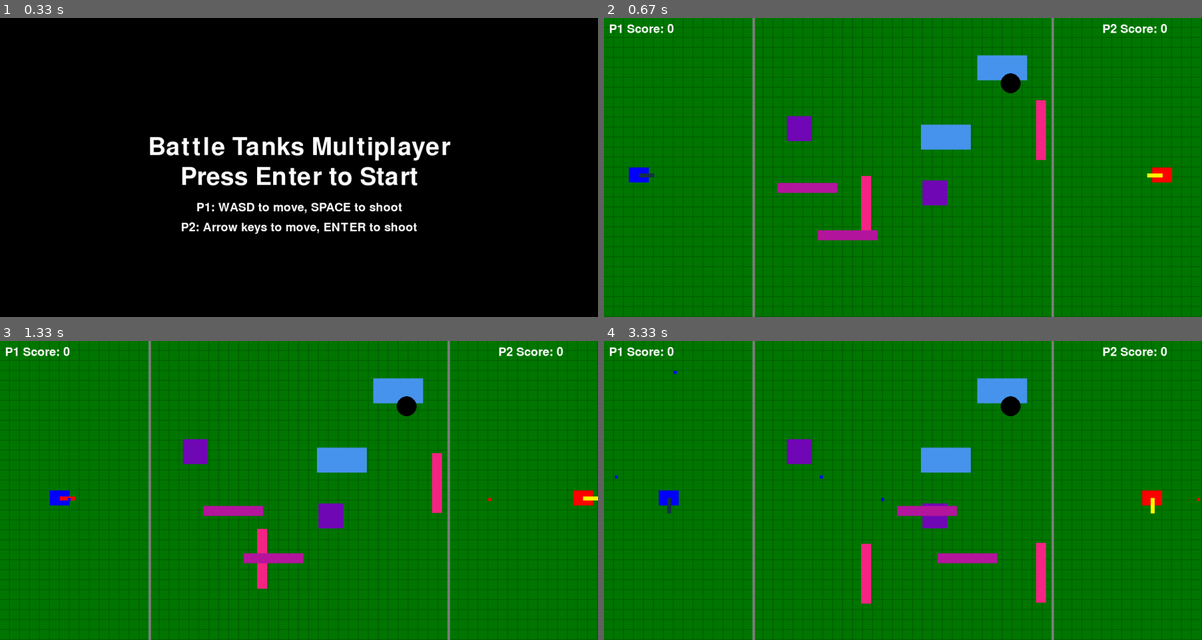
Above: before the commit, frames 1-4 (two rows, left to right).
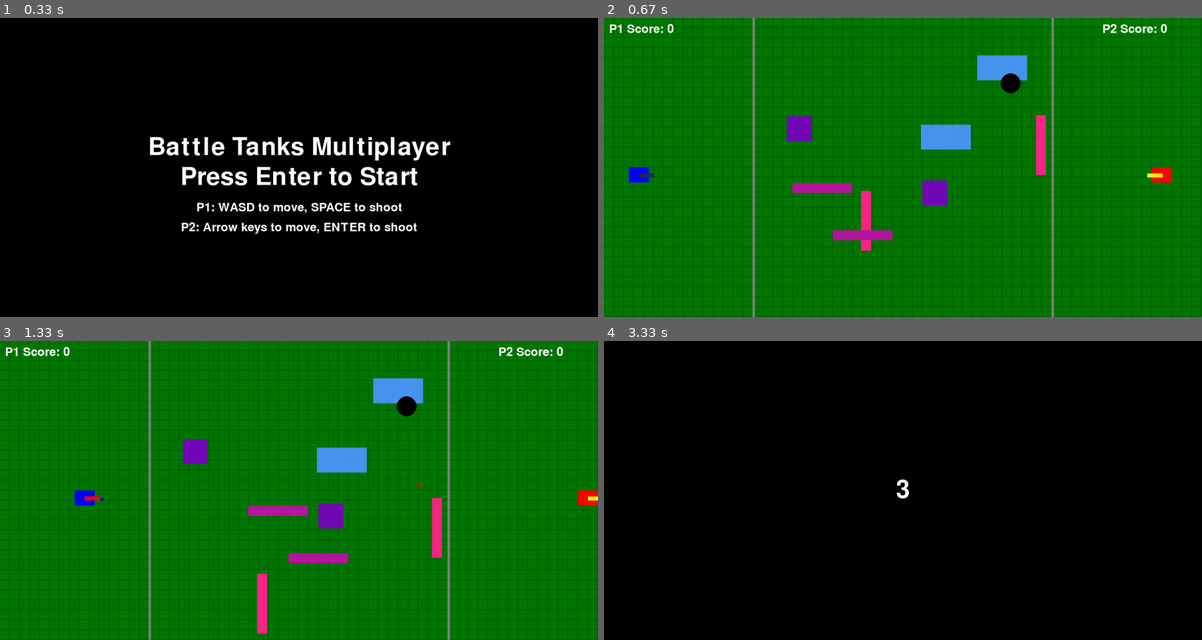
Above: after the commit, the same moments.

Repository: cassiel-st4vr0s/lpc2024
Game: pygame game, started from atividade005/main.py
Same seed, same stepped clock (60 frames per second), same inputs: the game is played once before the commit and once after it.
Inputs:
- Up to frame 1 (0.33 s): no input
- Up to frame 2 (0.67 s): tap Enter at 0.33 s
- Up to frame 3 (1.33 s): tap Enter at 0.67 s; hold Right from 1 s (still down); hold D from 1 s (still down); tap Space at 1.07 s
- Up to frame 4 (3.33 s): tap Space at 1.37, 1.57, 1.9, 2.2, 2.4, 2.7, 2.97 s; release Right at 1.47 s; release D at 1.47 s; hold Up 1.5-1.8 s; hold W 1.5-1.8 s; hold Right 1.83-2.3 s; hold D 1.83-2.3 s; hold Left 2.33-2.87 s; hold A 2.33-2.87 s; hold Down 2.9-3.2 s; hold S 2.9-3.2 s

Frame 1 is identical in both runs. In frame 2, 0.7% of the frame differs, in the area x 29-74%, y 27-78%; in frame 3, 2.6%; in frame 4, 100%, in the area x 0-100%, y 0-100%.

Commit message:
update the site and fixed collision problems

Diff:
--- a/atividade005/main.py
+++ b/atividade005/main.py
@@ -1,7 +1,6 @@
 import pygame
 import sys
 import random
-import os
 
 # initialize Pygame
 pygame.init()
@@ -206,50 +205,59 @@
         "rect": pygame.Rect(x, y, 6, 6),
         "direction": direction,
         "speed": speed,
-        "color": color
+        "color": color,
+        "creation_time": pygame.time.get_ticks()  # Add creation time
     }
 
-
-# update projectiles with obstacle effects
 def update_projectiles():
+    current_time = pygame.time.get_ticks()
     for proj in projectiles[:]:
+        # Check if the projectile has exceeded its lifetime (8 seconds)
+        if current_time - proj["creation_time"] > 8000:  # 8000 milliseconds = 8 seconds
+            projectiles.remove(proj)
+            continue
+
+        old_pos = proj["rect"].copy()
         proj["rect"].x += proj["direction"].x * proj["speed"]
         proj["rect"].y += proj["direction"].y * proj["speed"]
 
-        # check for collisions with map edges
+        # Check for collisions with map edges
         if proj["rect"].left <= 0 or proj["rect"].right >= SCREEN_WIDTH:
-            proj["direction"].x *= -1  # Ricochetear nas bordas horizontais
+            proj["direction"].x *= -1
+            proj["rect"].x = old_pos.x  # Revert x position
             bounce_sound_effect.play()
         if proj["rect"].top <= 0 or proj["rect"].bottom >= SCREEN_HEIGHT:
-            proj["direction"].y *= -1  # Ricochetear nas bordas verticais
+            proj["direction"].y *= -1
+            proj["rect"].y = old_pos.y  # Revert y position
             bounce_sound_effect.play()
 
-        # check for collisions with obstacles
+        # Check for collisions with obstacles
         for obstacle in obstacles:
             if proj["rect"].colliderect(obstacle.rect):
                 if obstacle.is_circle and obstacle.color == BLACK:
-                    # if it's a black hole, the projectile disappears
                     projectiles.remove(proj)
                     break
 
-                # apply speed effect depending on the type of obstacle
                 obstacle.apply_effect(proj)
 
-                # ricochet off obstacles
-                if not obstacle.is_circle:  # only ricochet if it's not a black hole
-                    if proj["rect"].centerx < obstacle.rect.left:
-                        proj["direction"].x = abs(proj["direction"].x)  # rebound to the right
-                        bounce_sound_effect.play()
-                    elif proj["rect"].centerx > obstacle.rect.right:
-                        proj["direction"].x = -abs(proj["direction"].x)  # rebound to the left
-                        bounce_sound_effect.play()
-                    if proj["rect"].centery < obstacle.rect.top:
-                        proj["direction"].y = abs(proj["direction"].y)  # rebound down
-                        bounce_sound_effect.play()
-                    elif proj["rect"].centery > obstacle.rect.bottom:
-                        proj["direction"].y = -abs(proj["direction"].y)  # rebound up
-                        bounce_sound_effect.play()
-
+                # Determine collision side and adjust position
+                dx = proj["rect"].centerx - obstacle.rect.centerx
+                dy = proj["rect"].centery - obstacle.rect.centery
+
+                if abs(dx) > abs(dy):
+                    proj["direction"].x *= -1
+                    if dx > 0:
+                        proj["rect"].left = obstacle.rect.right
+                    else:
+                        proj["rect"].right = obstacle.rect.left
+                else:
+                    proj["direction"].y *= -1
+                    if dy > 0:
+                        proj["rect"].top = obstacle.rect.bottom
+                    else:
+                        proj["rect"].bottom = obstacle.rect.top
+
+                bounce_sound_effect.play()
                 break
   # exit loop after ricochet
 
@@ -320,7 +328,6 @@
 # modified check_collisions function to include obstacles
 def check_collisions():
     for proj in projectiles[:]:
-        # check if the projectile collides with player 1
         if player1["rect"].colliderect(proj["rect"]) and proj["color"] != player1["color"]:
             player2["score"] += 1
             projectiles.remove(proj)
@@ -330,8 +337,6 @@
             countdown()
             if player2["score"] >= MAX_SCORE:
                 return "Player 2 Wins!"
-            break
-        # check if the projectile collides with player 2
         elif player2["rect"].colliderect(proj["rect"]) and proj["color"] != player2["color"]:
             player1["score"] += 1
             projectiles.remove(proj)
@@ -341,54 +346,9 @@
             countdown()
             if player1["score"] >= MAX_SCORE:
                 return "Player 1 Wins!"
-            break
-
-        # check for collisions with obstacles
-        for obstacle in obstacles:
-            if proj["rect"].colliderect(obstacle.rect):
-                # apply the obstacle speed effect
-                obstacle.apply_effect(proj)
-
-                # ricochet off obstacles
-                if proj["rect"].right > obstacle.rect.left and proj["rect"].left < obstacle.rect.left:
-                    proj["direction"].x *= -1  # ricochet horizontally
-                    bounce_sound_effect.play()
-                elif proj["rect"].left < obstacle.rect.right and proj["rect"].right > obstacle.rect.right:
-                    proj["direction"].x *= -1  # ricochet horizontally
-                    bounce_sound_effect.play()
-                if proj["rect"].bottom > obstacle.rect.top and proj["rect"].top < obstacle.rect.top:
-                    proj["direction"].y *= -1  # ricochet vertically
-                    bounce_sound_effect.play()
-                elif proj["rect"].top < obstacle.rect.bottom and proj["rect"].bottom > obstacle.rect.bottom:
-                    proj["direction"].y *= -1  # ricochet vertically
-                    bounce_sound_effect.play()
-
-                break  # exit loop after ricochet
-
-
-# new function for countdown
-def countdown():
-    font = pygame.font.Font(None, 74)
-    for i in range(3, 0, -1):
-        screen.fill(BLACK)
-        count_text = font.render(str(i), True, WHITE)
-        text_rect = count_text.get_rect(
-            center=(SCREEN_WIDTH // 2, SCREEN_HEIGHT // 2))
-        screen.blit(count_text, text_rect)
-        pygame.display.flip()
-        pygame.time.wait(1000)
-
-
-# modified respawn function to respawn both players
-def respawn_players():
-    player1["rect"].topleft = PLAYER1_INITIAL_POS
-    player2["rect"].topleft = PLAYER2_INITIAL_POS
-    player1["direction"] = pygame.math.Vector2(1, 0)
-    player2["direction"] = pygame.math.Vector2(-1, 0)
-    projectiles.clear()
-
-
-# modified move_player function to include obstacle collision
+
+    return None
+
 def move_player(player, keys, up, down, left, right):
     new_rect = player["rect"].copy()
     new_direction = pygame.math.Vector2(0, 0)
@@ -406,6 +366,65 @@
         new_rect.y += player["speed"]
         new_direction.y = 1
 
+    # Limit movement to the nearest line
+    if player == player1:
+        new_rect.x = min(new_rect.x, SCREEN_WIDTH // 4 - player["rect"].width)
+    elif player == player2:
+        new_rect.x = max(new_rect.x, 3 * SCREEN_WIDTH // 4)
+
+    # Check collision with obstacles
+    collision = False
+    for obstacle in obstacles:
+        if new_rect.colliderect(obstacle.rect):
+            collision = True
+            break
+
+    if not collision:
+        player["rect"] = new_rect.clamp(pygame.Rect(0, 0, SCREEN_WIDTH, SCREEN_HEIGHT))
+
+    if new_direction.length() > 0:
+        player["direction"] = new_direction.normalize()
+
+# new function for countdown
+def countdown():
+    font = pygame.font.Font(None, 74)
+    for i in range(3, 0, -1):
+        screen.fill(BLACK)
+        count_text = font.render(str(i), True, WHITE)
+        text_rect = count_text.get_rect(
+            center=(SCREEN_WIDTH // 2, SCREEN_HEIGHT // 2))
+        screen.blit(count_text, text_rect)
+        pygame.display.flip()
+        pygame.time.wait(1000)
+
+
+# modified respawn function to respawn both players
+def respawn_players():
+    player1["rect"].topleft = PLAYER1_INITIAL_POS
+    player2["rect"].topleft = PLAYER2_INITIAL_POS
+    player1["direction"] = pygame.math.Vector2(1, 0)
+    player2["direction"] = pygame.math.Vector2(-1, 0)
+    projectiles.clear()
+
+
+# modified move_player function to include obstacle collision
+def move_player(player, keys, up, down, left, right):
+    new_rect = player["rect"].copy()
+    new_direction = pygame.math.Vector2(0, 0)
+
+    if keys[left]:
+        new_rect.x -= player["speed"]
+        new_direction.x = -1
+    if keys[right]:
+        new_rect.x += player["speed"]
+        new_direction.x = 1
+    if keys[up]:
+        new_rect.y -= player["speed"]
+        new_direction.y = -1
+    if keys[down]:
+        new_rect.y += player["speed"]
+        new_direction.y = 1
+
     # limit movement to the nearest line
     if player == player1:
         new_rect.x = min(new_rect.x, SCREEN_WIDTH // 4 - player["rect"].width)
@@ -439,45 +458,32 @@
                 sys.exit()
             elif event.type == pygame.KEYDOWN:
                 if event.key == pygame.K_SPACE:
-                    if current_time - player1["last_shot_time"] >= player1[
-                        "shot_cooldown"]:
-                        projectiles.append(
-                            create_projectile(player1["rect"].centerx,
-                                              player1["rect"].centery,
-                                              player1["direction"], 7, BLUE))
+                    if current_time - player1["last_shot_time"] >= player1["shot_cooldown"]:
+                        projectiles.append(create_projectile(player1["rect"].centerx, player1["rect"].centery, player1["direction"], 7, BLUE))
                         player1["last_shot_time"] = current_time
                         player1["turret_color"] = RED
                 elif event.key == pygame.K_RETURN:
-                    if current_time - player2["last_shot_time"] >= player2[
-                        "shot_cooldown"]:
-                        projectiles.append(
-                            create_projectile(player2["rect"].centerx,
-                                              player2["rect"].centery,
-                                              player2["direction"], 7, RED))
+                    if current_time - player2["last_shot_time"] >= player2["shot_cooldown"]:
+                        projectiles.append(create_projectile(player2["rect"].centerx, player2["rect"].centery, player2["direction"], 7, RED))
                         player2["last_shot_time"] = current_time
                         player2["turret_color"] = YELLOW
 
-        if current_time - player1["last_shot_time"] >= player1[
-            "shot_cooldown"]:
+        if current_time - player1["last_shot_time"] >= player1["shot_cooldown"]:
             player1["turret_color"] = NAVY_BLUE
-        if current_time - player2["last_shot_time"] >= player2[
-            "shot_cooldown"]:
+        if current_time - player2["last_shot_time"] >= player2["shot_cooldown"]:
             player2["turret_color"] = YELLOW
 
         keys = pygame.key.get_pressed()
-        move_player(player1, keys, pygame.K_w, pygame.K_s, pygame.K_a,
-                    pygame.K_d)
-        move_player(player2, keys, pygame.K_UP, pygame.K_DOWN, pygame.K_LEFT,
-                    pygame.K_RIGHT)
+        move_player(player1, keys, pygame.K_w, pygame.K_s, pygame.K_a, pygame.K_d)
+        move_player(player2, keys, pygame.K_UP, pygame.K_DOWN, pygame.K_LEFT, pygame.K_RIGHT)
         update_projectiles()
 
-        # move dynamic obstacles
+        # Move dynamic obstacles
         for obstacle in obstacles:
             obstacle.move()
 
         draw()
         pygame.display.flip()
-        clock.tick(60)
 
         game_over_message = check_collisions()
         if game_over_message:
@@ -498,10 +504,8 @@
                             pygame.quit()
                             sys.exit()
 
-        draw()
-        pygame.display.flip()
         clock.tick(60)
 
-# run the game
+# Run the game
 show_start_screen()
 main_game_loop()
Binary file added: atividade005/assets/imagens/imagemjogo.jpg
Not shown, changed: atividade005/tankgame.html
